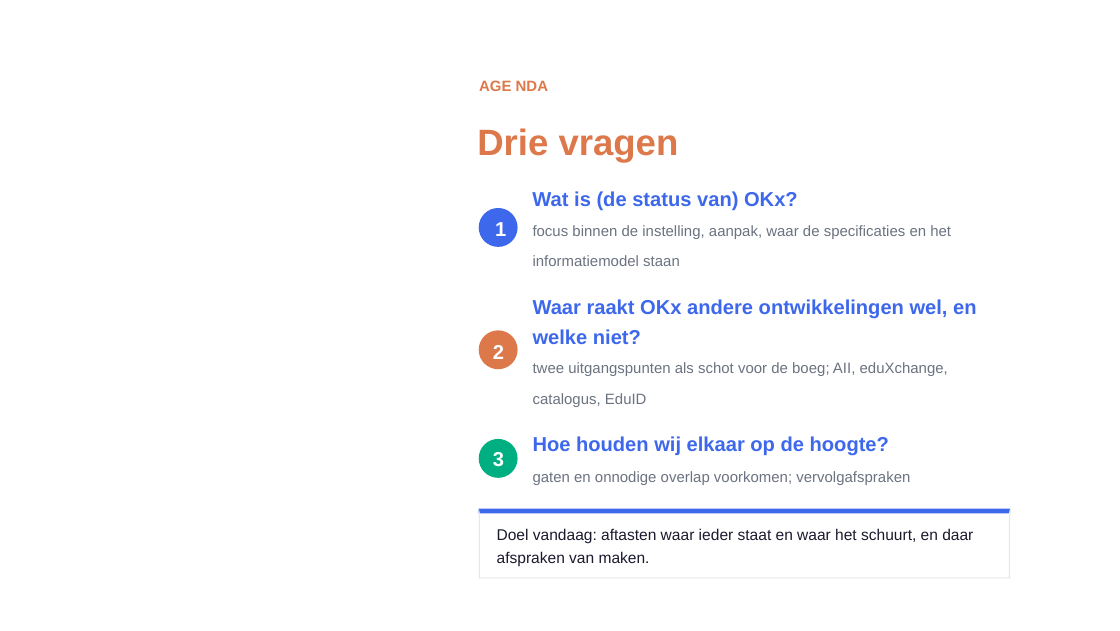
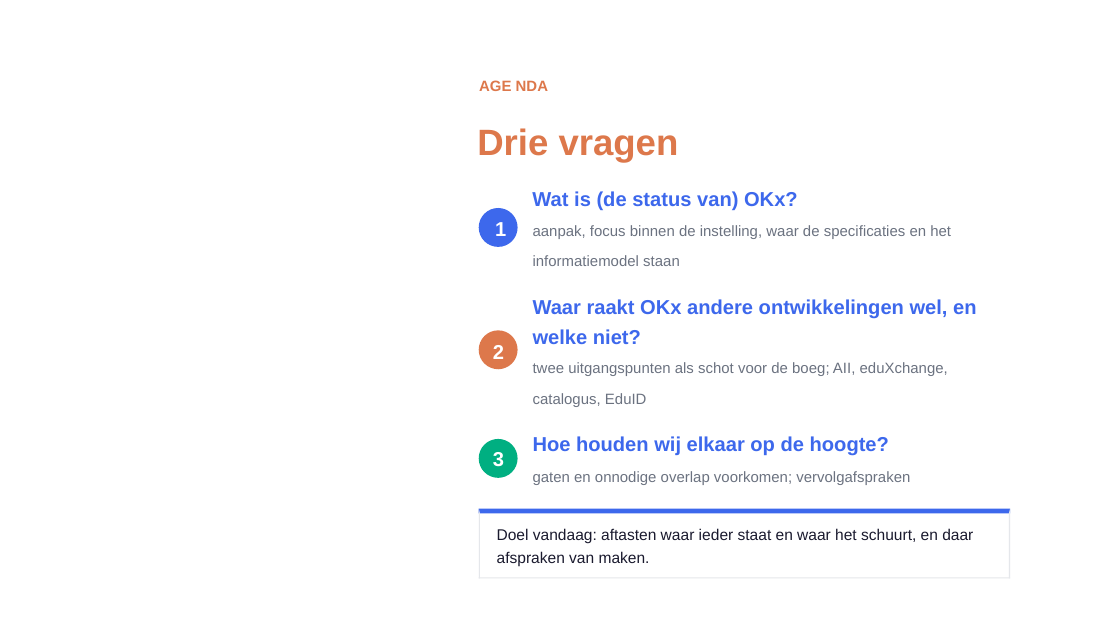
Before and after one commit to Npuls-OKx/meta, a slide deck: slide 2 of presentaties/export/260921_alignment_npuls_pijlers/260921_alignment_npuls_pijlers.pptx. Drawn at 1120x631 pixels with LibreOffice and Linux fonts; fonts in the diff are those of the drawing; background and template pictures are left out. Boxes give left, top, right and bottom in pixels: in the first picture for what was removed or moved away, otherwise in the second. Text is boxed around its words. In the diff, an @@ line names an element or a change of style, - is before the commit and + after.

```diff
--- a/presentaties/export/260921_alignment_npuls_pijlers/260921_alignment_npuls_pijlers.pptx
+++ b/presentaties/export/260921_alignment_npuls_pijlers/260921_alignment_npuls_pijlers.pptx
@@ text at (x1=533, y1=225, x2=951, y2=239): text changed @@
-focus binnen de instelling, aanpak, waar de speciﬁcaties en het
+aanpak, focus binnen de instelling, waar de speciﬁcaties en het
```
Also in this commit, not shown: 6 other slides changed, 3 slides added, 1 slide removed, 2 other files.
